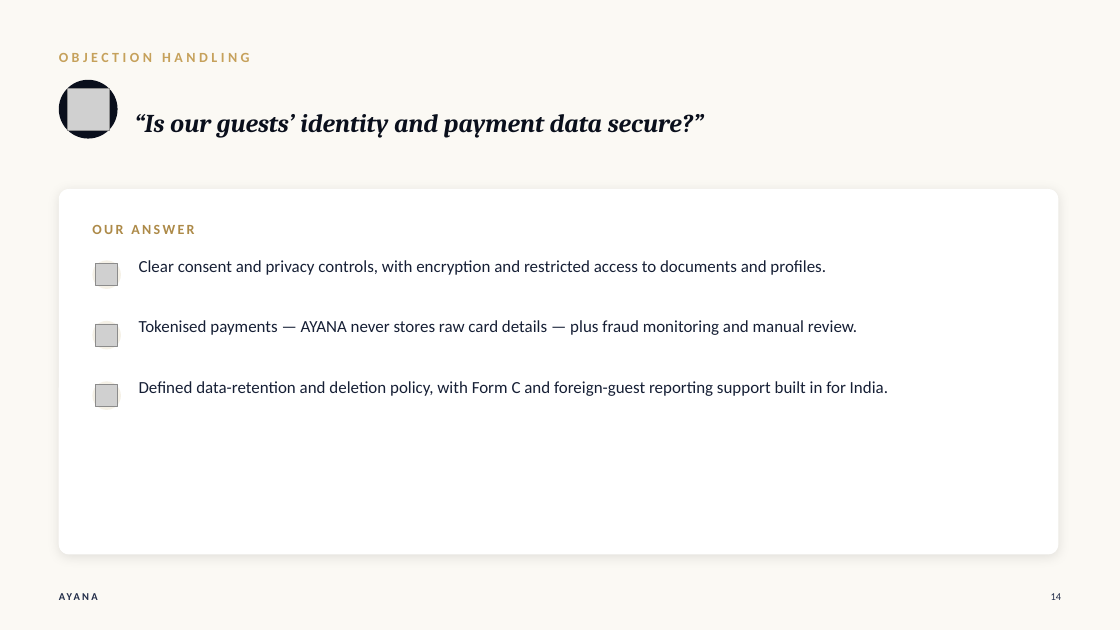
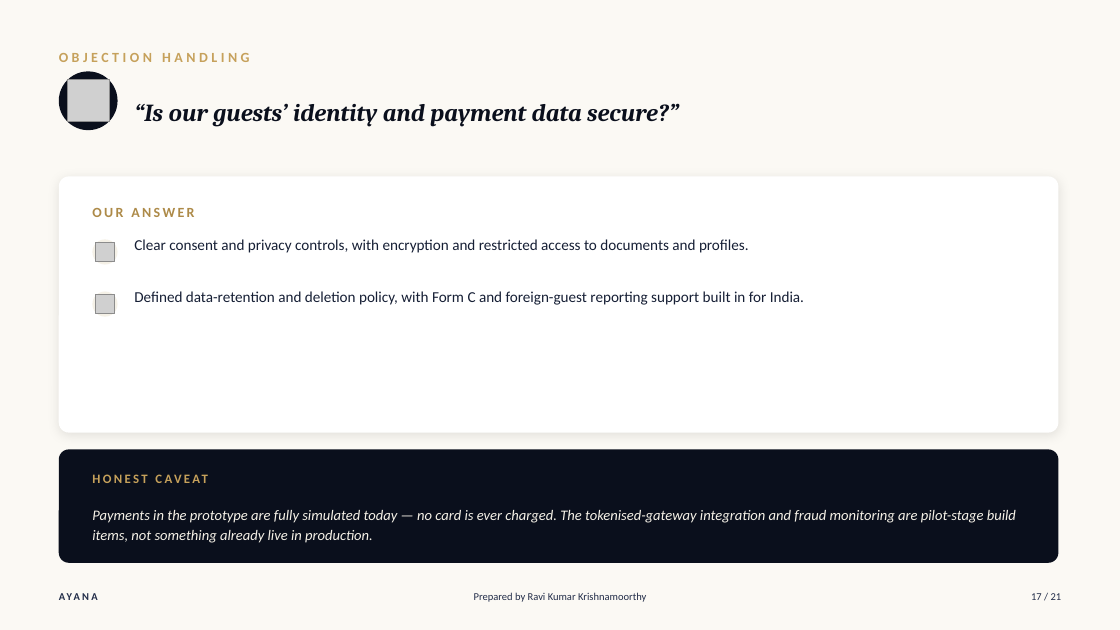
Before and after one commit to joeadithya-web/ayana-hospitality-prototype, a slide deck: slide 17 of collateral/decks/AYANA_Intro_Objection_Handling.pptx (slide 14 before the commit). Drawn at 1120x630 pixels with LibreOffice and Linux fonts; fonts in the diff are those of the drawing; grey boxes stand for pictures. Boxes give left, top, right and bottom in pixels: in the first picture for what was removed or moved away, otherwise in the second. Text is boxed around its words. In the diff, an @@ line names an element or a change of style, - is before the commit and + after.

Commit message:
Refresh both pitch decks to match the JORA COAST/SEP house format
Intro & Objection Handling: adds an agenda slide with time estimates,
new corporate/group booking and guest-managed-stay/concierge slides,
a 7th objection on wire-transfer settlement risk, and candid
fair-concession/honest-caveat callouts on every objection slide.

Commercial Overview: restructured into Current State -> Solution ->
Value Proposition -> commercial terms -> Org & Governance Alignment ->
compressed Objections -> The Ask, covering corporate contracted rates,
wire-transfer settlement, and group booking terms.

Both decks now carry a "Prepared by Ravi Kumar Krishnamoorthy" +
page-of-total footer, matching the reference decks.

```diff
--- a/collateral/decks/AYANA_Intro_Objection_Handling.pptx
+++ b/collateral/decks/AYANA_Intro_Objection_Handling.pptx
@@ ellipse: place and size @@
-ellipse at (59,80,118,139)
+ellipse at (59,71,118,130)
@@ picture: place and size @@
-picture at (67,88,109,130)
+picture at (67,80,109,122)
@@ text "“Is our guests’ identity and ...": place and size @@
-text "“Is our guests’ identity and ..." at (134,114,704,137)
+text "“Is our guests’ identity and ..." at (134,103,679,126)
@@ text "“Is our guests’ identity and ..." at (134,103,679,126): size 22 to 21 pt @@
@@ rounded rectangle: place and size @@
-rounded rectangle at (59,189,1059,555)
+rounded rectangle at (59,176,1059,433)
@@ rounded rectangle at (59,176,1059,433): proportions changed @@
@@ text "OUR ANSWER": place and size @@
-text "OUR ANSWER" at (92,225,194,234)
+text "OUR ANSWER" at (92,208,194,217)
@@ ellipse: place and size @@
-ellipse at (92,260,121,289)
+ellipse at (92,239,118,265)
@@ text "Clear consent and privacy controls, ...": place and size @@
-text "Clear consent and privacy controls, ..." at (139,260,826,275)
+text "Clear consent and privacy controls, ..." at (134,239,749,253)
@@ text "Clear consent and privacy controls, ..." at (134,239,749,253): size 14.5 to 13 pt @@
@@ picture: place and size @@
-picture at (96,264,118,287)
+picture at (95,242,114,261)
@@ ellipse: place and size @@
-ellipse at (92,321,121,350)
+ellipse at (92,292,118,317)
@@ picture: place and size @@
-picture at (96,324,118,347)
+picture at (95,294,114,313)
@@ text "Defined data-retention and deletion policy, ..." at (134,291,804,305): size 14.5 to 13 pt @@
@@ text "Defined data-retention and deletion policy, ...": place and size @@
-text "Defined data-retention and deletion policy, ..." at (139,381,888,396)
+text "Defined data-retention and deletion policy, ..." at (134,291,804,305)
@@ text removed at (139,320,857,335) @@
-Tokenised payments — AYANA never stores raw card details — plus fraud monitoring and manual review.
@@ ellipse removed at (92,381,121,410) @@
@@ picture removed at (96,385,118,408) @@
@@ rounded rectangle added at (59,450,1059,563), fill #0A0F1C @@
@@ text added at (92,466,429,492), 11 pt, text #C6A15B, bold @@
+HONEST CAVEAT
@@ text added at (92,510,1016,543), 12.5 pt, text #F5F1E7, italic @@
+Payments in the prototype are fully simulated today — no card is ever charged. The tokenised-gateway integration and fraud monitoring are pilot-stage build items, not something already live in production.
@@ text added at (474,592,646,602), 9 pt, text #212C48 @@
+Prepared by Ravi Kumar Krishnamoorthy
@@ text added at (1031,593,1062,600), 9 pt, text #212C48 @@
+17 / 21
@@ text removed at (1051,593,1062,600) @@
-14
```
Also in this commit, not shown: 15 other slides changed, 4 slides added, 1 other file.
